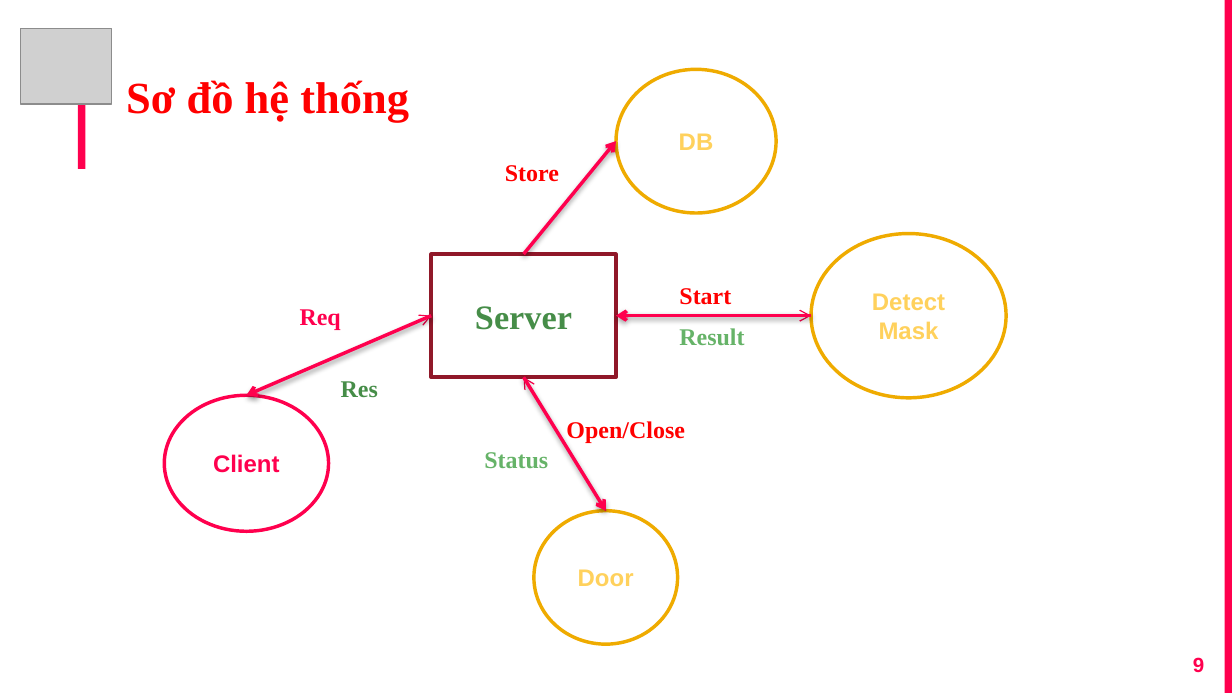
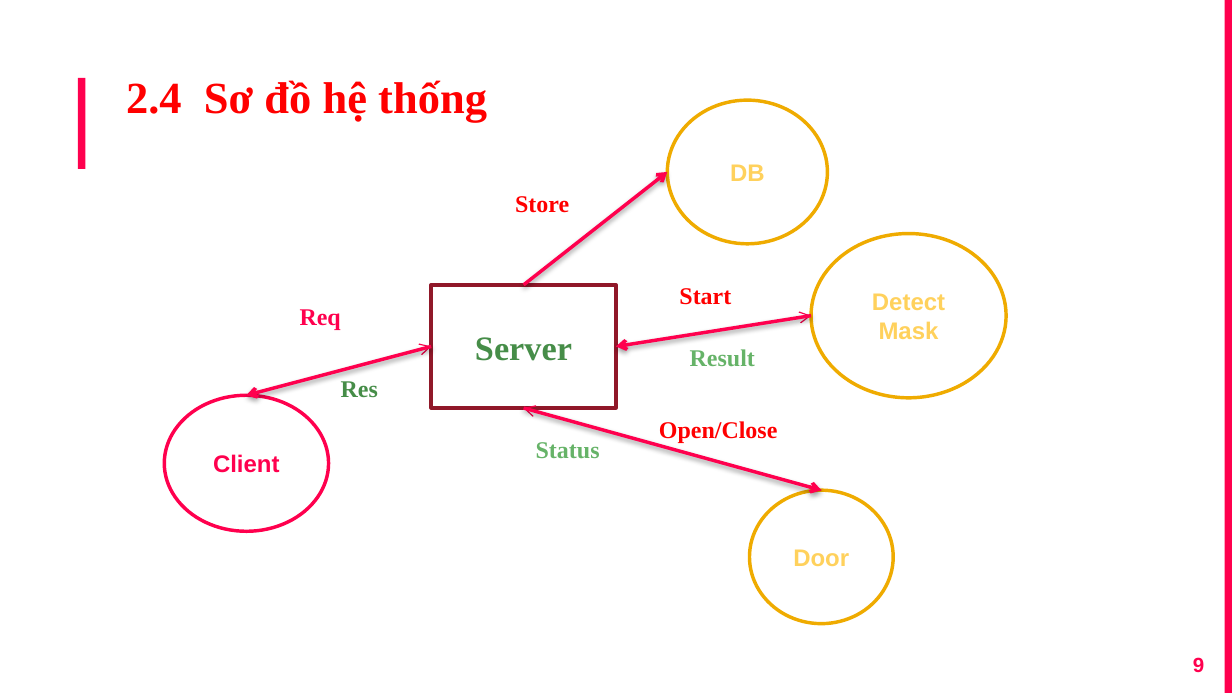
Before and after one commit to ducxd11041999/MaskDetectionV2, a slide deck: slide 9 of Presentation.pptx. Drawn at 1232x693 pixels with LibreOffice and Linux fonts; fonts in the diff are those of the drawing; grey boxes stand for pictures. Boxes give left, top, right and bottom in pixels: in the first picture for what was removed or moved away, otherwise in the second. Text is boxed around its words. In the diff, an @@ line names an element or a change of style, - is before the commit and + after.

```diff
--- a/Presentation.pptx
+++ b/Presentation.pptx
@@ picture removed at (21, 28, 112, 103) @@
@@ title at (126, 80, 487, 122): text changed @@
-Sơ đồ hệ thống
+2.4 Sơ đồ hệ thống
@@ ellipse "DB": place and size @@
-ellipse "DB" at (616, 69, 776, 213)
+ellipse "DB" at (668, 100, 828, 244)
@@ arrow moved from (524, 254) - (616, 142) to (524, 285) - (668, 172) @@
@@ text "Store": place and size @@
-text "Store" at (505, 165, 559, 182)
+text "Store" at (515, 196, 569, 213)
@@ rectangle "Server": place and size @@
-rectangle "Server" at (431, 254, 616, 377)
+rectangle "Server" at (431, 285, 616, 408)
@@ arrow moved from (616, 315) - (811, 315) to (616, 346) - (811, 315) @@
@@ arrow moved from (811, 315) - (616, 315) to (811, 315) - (616, 346) @@
@@ arrow moved from (246, 395) - (431, 315) to (246, 395) - (431, 346) @@
@@ arrow moved from (431, 315) - (246, 395) to (431, 346) - (246, 395) @@
@@ text "Result": place and size @@
-text "Result" at (679, 328, 744, 345)
+text "Result" at (690, 349, 755, 366)
@@ arrow moved from (606, 511) - (524, 377) to (822, 490) - (524, 408) @@
@@ arrow moved from (524, 377) - (606, 511) to (524, 408) - (822, 490) @@
@@ text "Open/Close": place and size @@
-text "Open/Close" at (566, 421, 685, 444)
+text "Open/Close" at (659, 421, 778, 444)
@@ text "Status": place and size @@
-text "Status" at (484, 452, 548, 468)
+text "Status" at (536, 442, 600, 458)
@@ ellipse "Door": place and size @@
-ellipse "Door" at (533, 511, 678, 644)
+ellipse "Door" at (749, 490, 893, 623)
```
Also in this commit, not shown: 10 other slides changed, 4 slides added, 1 slide removed, 11 other files.
